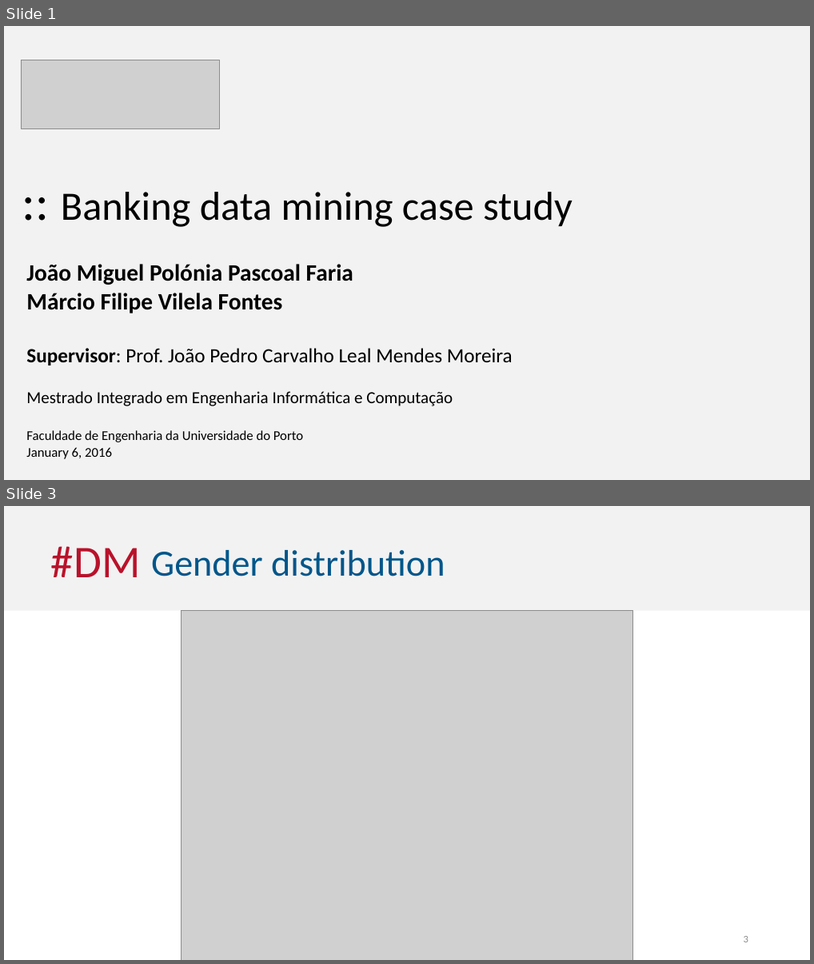
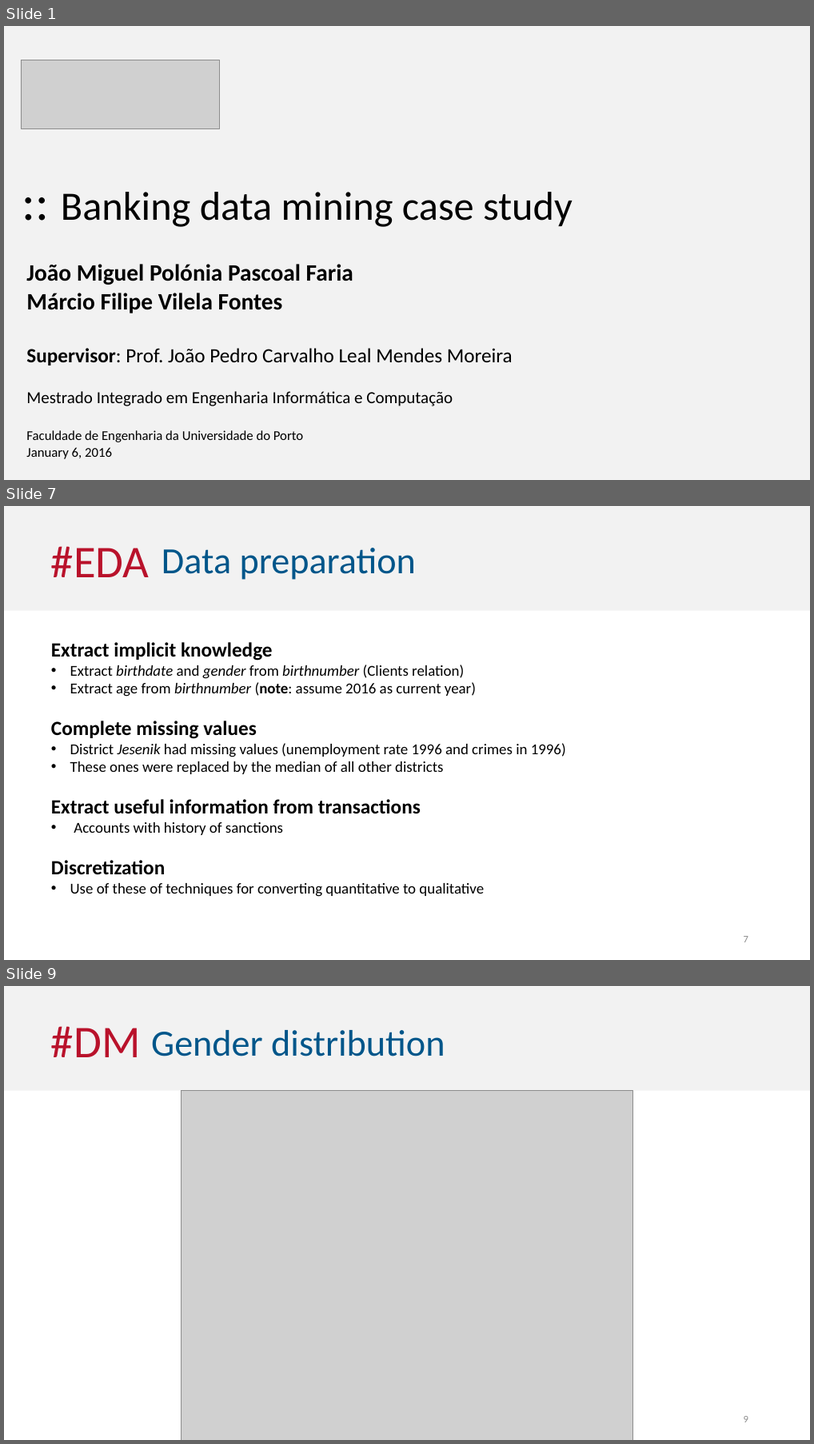
Before and after one commit to mfvfontes/2016_ECAC_G02, a slide deck: presentation/presentation.pptx. Shown one above the other, each under a label of ours: slides 1 and 3 before the commit, slides 1, 7 and 9 after it; the slides between them are not shown. The pictures are 814x964 and 814x1444 pixels, drawn with LibreOffice and Linux fonts; fonts in the diff are those of the drawing; grey boxes stand for pictures. Boxes give left, top, right and bottom in pixels: in the first picture for what was removed or moved away, otherwise in the second. Text is boxed around its words. In the diff, an @@ line names an element or a change of style, - is before the commit and + after.

Commit message:
More updates on the presentation
- Added CRISP-DM slide
- Added Domain Description slide
- Added Exploratory Data Analysis slide

```diff
--- a/presentation/presentation.pptx
+++ b/presentation/presentation.pptx
@@ slide 7 added at [4,506,810,960], background #FFFFFF @@
@@ rectangle added at [4,506,810,611], fill #F2F2F2 @@
@@ text added at [51,546,150,577], 54 pt, text #B9122B @@
+#EDA
@@ text added at [162,548,416,580], 44 pt, text #00568A @@
+Data preparation
@@ text added at [51,642,566,896], 18 pt, text #000000 @@
+Extract implicit knowledge
+• Extract birthdate and gender from birthnumber (Clients relation)
+• Extract age from birthnumber (note: assume 2016 as current year)
+Complete missing values
+• District Jesenik had missing values (unemployment rate 1996 and crimes in 1996)
+• These ones were replaced by the median of all other districts
+Extract useful information from transactions
+• Accounts with history of sanctions
+Discretization
+• Use of these of techniques for converting quantitative to qualitative
@@ page number added at [744,936,749,942], 12 pt, text #8C8C8C @@
+7
@@ what was slide 3 is now slide 9 @@
@@ page number at [744,1416,749,1422]: text changed @@
-3
+9
```
Also in this commit, not shown: 1 slide changed, 5 other slides added.
